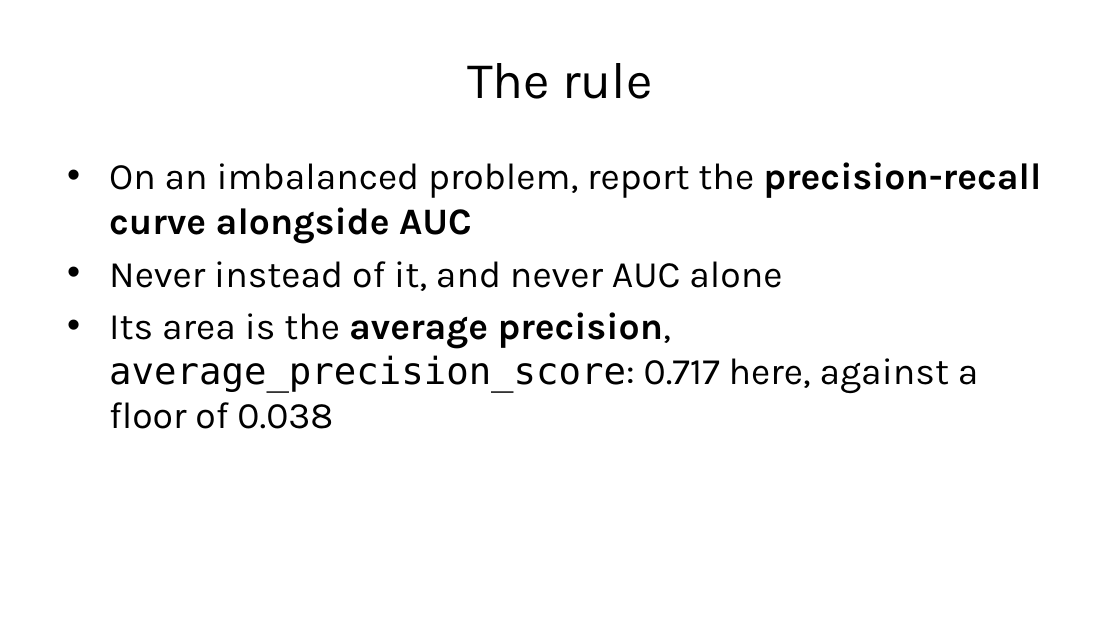
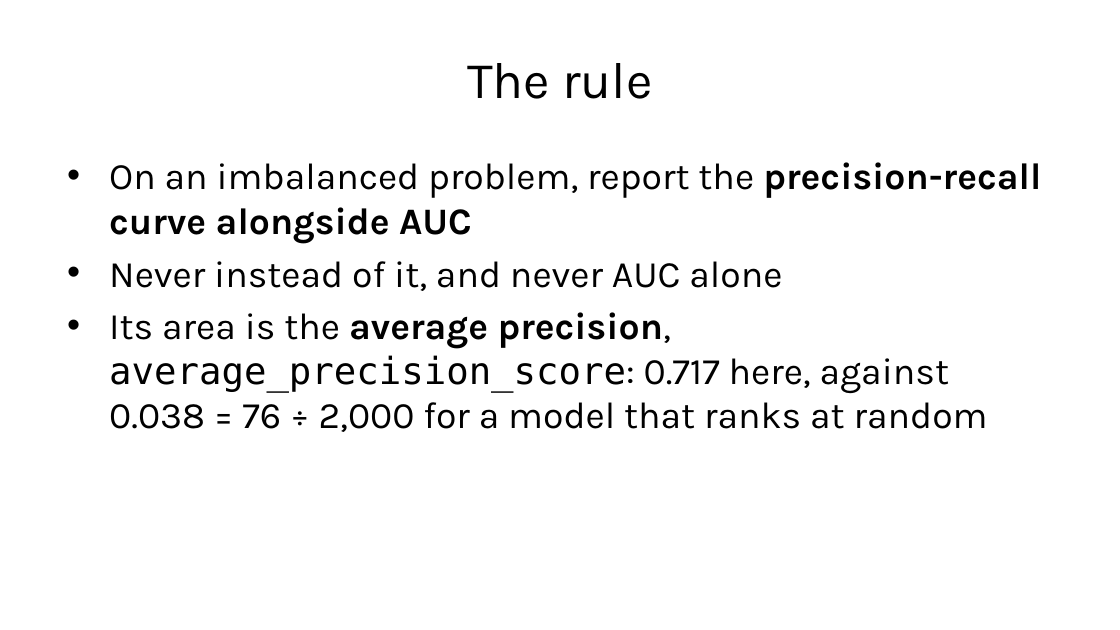
Before and after one commit to fabioantonini/technologies-for-artificial-intelligence, a slide deck: slide 47 of Lessons/04_classification_and_metrics/Slides/classification_and_metrics_slides.pptx. Drawn at 1120x630 pixels with LibreOffice and Linux fonts; fonts in the diff are those of the drawing; background and template pictures are left out. Boxes give left, top, right and bottom in pixels: in the first picture for what was removed or moved away, otherwise in the second. Text is boxed around its words. In the diff, an @@ line names an element or a change of style, - is before the commit and + after.

```diff
--- a/Lessons/04_classification_and_metrics/Slides/classification_and_metrics_slides.pptx
+++ b/Lessons/04_classification_and_metrics/Slides/classification_and_metrics_slides.pptx
@@ text at bbox=[109, 312, 988, 432]: text changed @@
-• Its area is the average precision, average_precision_score: 0.717 here, against a floor of 0.038
+• Its area is the average precision, average_precision_score: 0.717 here, against 0.038 = 76 ÷ 2,000 for a model that ranks at random
```
Also in this commit, not shown: 15 other slides changed, 5 other files.
